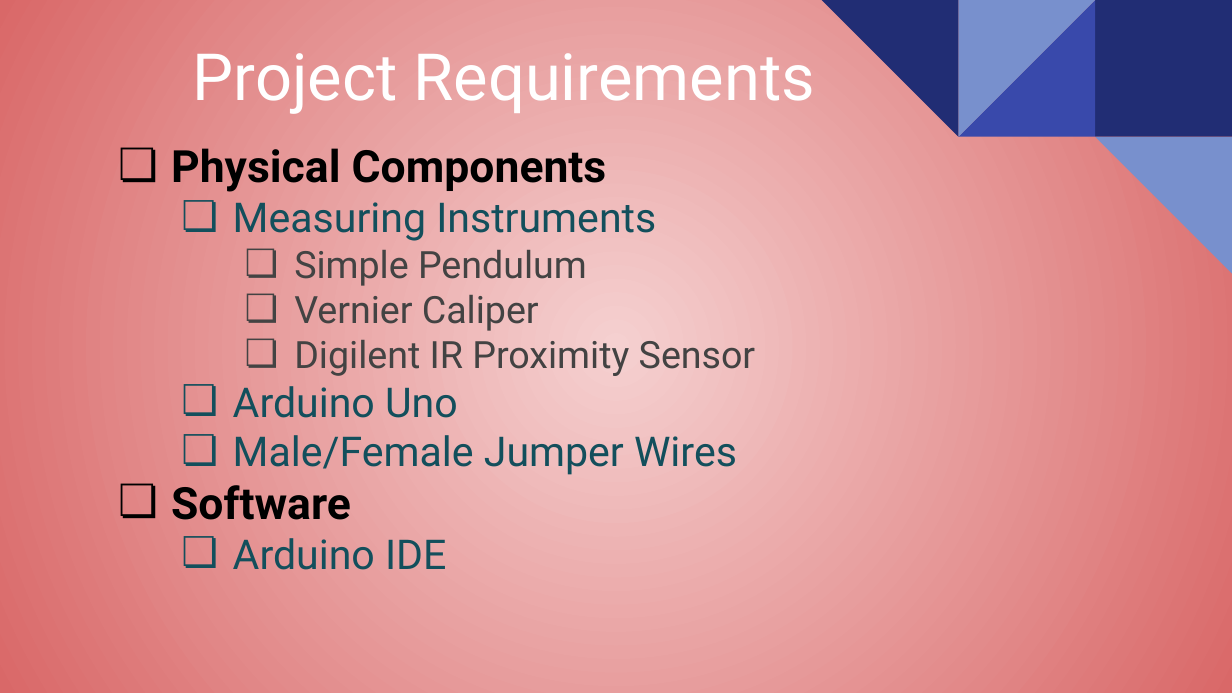
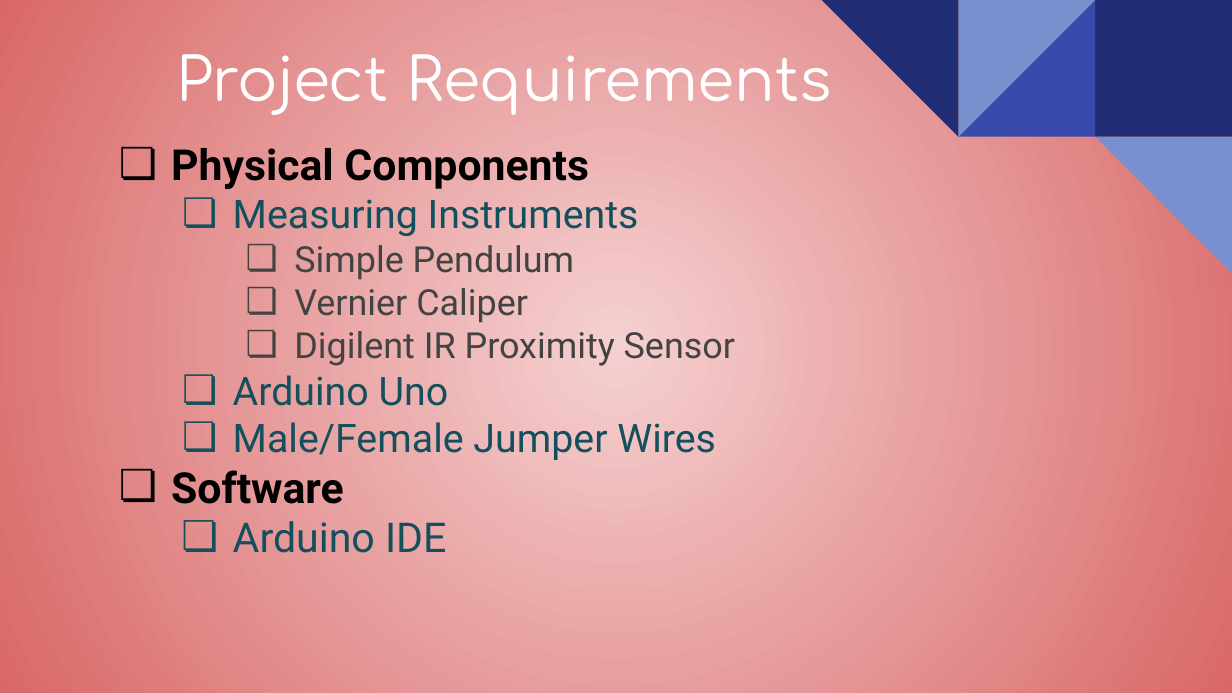
Before and after one commit to snehaljha/mini-project, a slide deck: slide 4 of EC 1309- Measurement & Instrumentation/MI Project Orig.pptx. Drawn at 1232x693 pixels with LibreOffice and Linux fonts; fonts in the diff are those of the drawing. Boxes give left, top, right and bottom in pixels: in the first picture for what was removed or moved away, otherwise in the second. Text is boxed around its words. In the diff, an @@ line names an element or a change of style, - is before the commit and + after.

```diff
--- a/EC 1309- Measurement & Instrumentation/MI Project Orig.pptx
+++ b/EC 1309- Measurement & Instrumentation/MI Project Orig.pptx
@@ title "Project Requirements" at box(176, 54, 832, 115): size 38 to 35 pt, font Roboto to Comfortaa @@
@@ text at box(171, 148, 735, 504): size 26 to 25 pt in "Physical Components", "Software"; size 24 to 23 pt in "Measuring Instruments", "Arduino Uno", "Male/Female Jumper Wires"; size 22 to 21 pt in "Simple Pendulum", "Vernier Caliper", "Digilent IR Proximity Sensor"; indent changed @@
```
Also in this commit, not shown: 14 other slides changed, 1 slide added, 1 slide removed, 2 other files.
